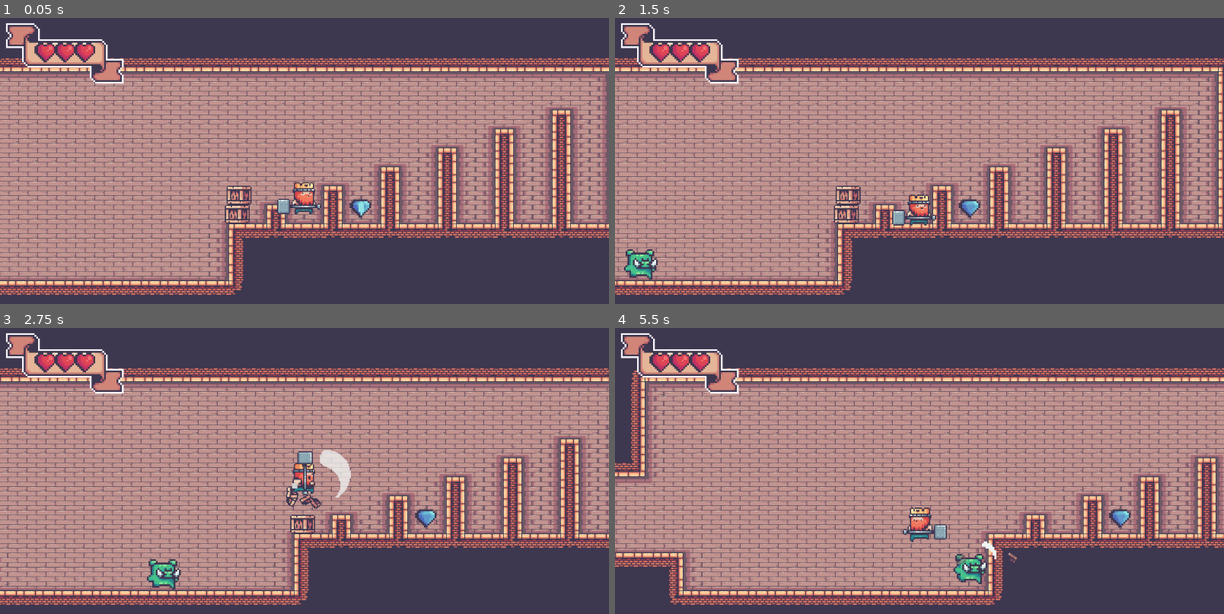
Above: before the commit, frames 1-4 (two rows, left to right).
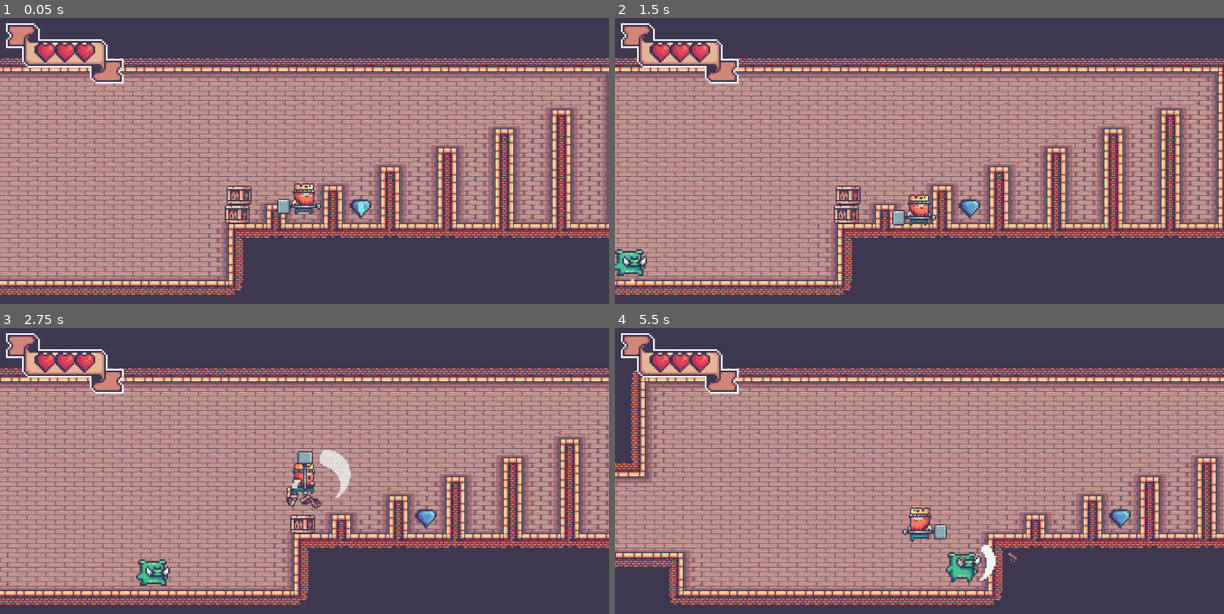
Above: after the commit, the same moments.

Repository: haihala/VIM.MT.310-Game-Project-2
Game: Godot game, scene res://scenes/MainScene.tscn
Two runs of this game, one before a commit and one after it. Both use one fixed random seed, a clock stepped at 60 frames per second and the inputs below.
Inputs:
- Up to frame 1 (0.05 s): no input
- Up to frame 2 (1.5 s): hold Right (move_right) 0.53-1.28 s; hold Space (attack) 0.53-1.28 s; tap Up (jump) at 0.77 s; hold Left (move_left) from 1.28 s (still down); tap Space (attack) at 1.35 s
- Up to frame 3 (2.75 s): tap Up (jump) at 1.52 s; release Left (move_left) at 2.03 s; hold Right (move_right) from 2.03 s (still down); hold Space (attack) from 2.03 s (still down)
- Up to frame 4 (5.5 s): release Space (attack) at 2.78 s; tap Space (attack) at 2.85, 4.35 s; tap Up (jump) at 3.02, 3.77, 4.52 s; release Right (move_right) at 3.53 s; hold Space (attack) 3.53-4.28 s; hold Left (move_left) from 3.53 s (still down); hold Space (attack) from 5.03 s (still down)

The runs differ from the first frame. In frame 1, 0.1% of the frame differs, in the area x 48-52%, y 57-64%; in frame 2, 0.5%; in frame 3, 0.5%; in frame 4, 0.7%, in the area x 54-63%, y 74-90%.

Commit message:
Added sounds and particles to pig landing and running

Diff:
--- a/project.godot
+++ b/project.godot
@@ -19,11 +19,6 @@
 "language": "GDScript",
 "path": "res://scripts/state_machine/AttackState.gd"
 }, {
-"base": "AnimatedState",
-"class": "RunState",
-"language": "GDScript",
-"path": "res://scripts/state_machine/RunState.gd"
-}, {
 "base": "Reference",
 "class": "SpriteUtils",
 "language": "GDScript",
@@ -42,7 +37,6 @@
 _global_script_class_icons={
 "AnimatedState": "",
 "AttackState": "",
-"RunState": "",
 "SpriteUtils": "",
 "State": "",
 "StateMachine": ""
--- a/scenes/Pig.tscn
+++ b/scenes/Pig.tscn
@@ -17,19 +17,9 @@
 [ext_resource path="res://assets/kings_and_pigs/13-Dialogue Boxes/WTF Out (24x8).png" type="Texture" id=15]
 [ext_resource path="res://assets/kings_and_pigs/03-Pig/Jump (34x28).png" type="Texture" id=16]
 [ext_resource path="res://assets/kings_and_pigs/03-Pig/Fall (34x28).png" type="Texture" id=17]
-
-[sub_resource type="GDScript" id=33]
-script/source = "extends State
-
-class_name AnimatedState
-
-export var animation: String
-onready var sprite = get_node(\"../../AnimatedSprite\")
-
-func enter():
-	if sprite.animation != animation:
-		sprite.play(animation)
-"
+[ext_resource path="res://assets/kings_and_pigs/03-Pig/Ground (34x28).png" type="Texture" id=18]
+[ext_resource path="res://scripts/state_machine/RunState.gd" type="Script" id=19]
+[ext_resource path="res://scripts/state_machine/LandState.gd" type="Script" id=20]
 
 [sub_resource type="AtlasTexture" id=20]
 atlas = ExtResource( 9 )
@@ -121,6 +111,10 @@
 
 [sub_resource type="AtlasTexture" id=44]
 atlas = ExtResource( 16 )
+region = Rect2( 0, 0, 34, 28 )
+
+[sub_resource type="AtlasTexture" id=45]
+atlas = ExtResource( 18 )
 region = Rect2( 0, 0, 34, 28 )
 
 [sub_resource type="AtlasTexture" id=34]
@@ -175,6 +169,11 @@
 "name": "die",
 "speed": 2.0
 }, {
+"frames": [ ExtResource( 17 ) ],
+"loop": true,
+"name": "fall",
+"speed": 5.0
+}, {
 "frames": [ SubResource( 14 ), SubResource( 15 ) ],
 "loop": false,
 "name": "hit",
@@ -189,6 +188,11 @@
 "loop": false,
 "name": "jump",
 "speed": 5.0
+}, {
+"frames": [ SubResource( 45 ) ],
+"loop": true,
+"name": "land",
+"speed": 2.0
 }, {
 "frames": [ SubResource( 34 ), SubResource( 35 ), SubResource( 36 ), SubResource( 37 ) ],
 "loop": false,
@@ -204,6 +208,38 @@
 [sub_resource type="CapsuleShape2D" id=13]
 radius = 20.0
 height = 6.0
+
+[sub_resource type="ParticlesMaterial" id=47]
+lifetime_randomness = 1.0
+emission_shape = 2
+emission_box_extents = Vector3( 10, 10, 1 )
+flag_disable_z = true
+direction = Vector3( 0, -1, 0 )
+spread = 88.12
+initial_velocity = 59.4
+orbit_velocity = 0.0
+orbit_velocity_random = 0.0
+damping = 2.97
+angle_random = 1.0
+scale = 10.0
+scale_random = 0.5
+color = Color( 0.819608, 0.819608, 0.819608, 1 )
+
+[sub_resource type="ParticlesMaterial" id=46]
+lifetime_randomness = 1.0
+emission_shape = 2
+emission_box_extents = Vector3( 10, 10, 1 )
+flag_disable_z = true
+direction = Vector3( 0, -1, 0 )
+spread = 88.12
+initial_velocity = 59.4
+orbit_velocity = 0.0
+orbit_velocity_random = 0.0
+damping = 2.97
+angle_random = 1.0
+scale = 5.0
+scale_random = 0.5
+color = Color( 0.819608, 0.819608, 0.819608, 1 )
 
 [sub_resource type="CapsuleShape2D" id=25]
 radius = 17.0
@@ -251,15 +287,15 @@
 script = ExtResource( 7 )
 
 [node name="Idle" type="Node" parent="StateMachine"]
-script = SubResource( 33 )
-animation = "idle"
+script = ExtResource( 8 )
+animation = "die"
 
 [node name="Die" type="Node" parent="StateMachine"]
-script = SubResource( 33 )
+script = ExtResource( 8 )
 animation = "die"
 
 [node name="Hit" type="Node" parent="StateMachine"]
-script = SubResource( 33 )
+script = ExtResource( 8 )
 animation = "hit"
 
 [node name="Attack" type="Node" parent="StateMachine"]
@@ -269,7 +305,7 @@
 last_active_frame = 3
 
 [node name="Run" type="Node" parent="StateMachine"]
-script = SubResource( 33 )
+script = ExtResource( 19 )
 animation = "run"
 
 [node name="Resurrect" type="Node" parent="StateMachine"]
@@ -279,17 +315,41 @@
 [node name="Jump" type="Node" parent="StateMachine"]
 script = ExtResource( 8 )
 animation = "jump"
+
+[node name="Land" type="Node" parent="StateMachine"]
+script = ExtResource( 20 )
+animation = "land"
+
+[node name="Fall" type="Node" parent="StateMachine"]
+script = ExtResource( 8 )
 
 [node name="AnimatedSprite" type="AnimatedSprite" parent="."]
 scale = Vector2( 3, 3 )
 frames = SubResource( 12 )
-animation = "resurrect"
-frame = 3
+animation = "fall"
 playing = true
 offset = Vector2( -3, -6 )
 
 [node name="CollisionShape2D" type="CollisionShape2D" parent="."]
 shape = SubResource( 13 )
+
+[node name="LandingParticles" type="Particles2D" parent="."]
+position = Vector2( 0, 25 )
+emitting = false
+lifetime = 0.5
+one_shot = true
+preprocess = 0.2
+local_coords = false
+process_material = SubResource( 47 )
+
+[node name="RunningParticles" type="Particles2D" parent="."]
+position = Vector2( 0, 25 )
+emitting = false
+amount = 2
+lifetime = 0.3
+preprocess = 0.2
+local_coords = false
+process_material = SubResource( 46 )
 
 [node name="OnHitSound" type="AudioStreamPlayer2D" parent="."]
 script = ExtResource( 3 )
@@ -303,6 +363,12 @@
 [node name="AttackSoundPlayer" type="AudioStreamPlayer2D" parent="."]
 script = ExtResource( 3 )
 path_template = "res://assets/Minifantasy_Dungeon_SFX/17_orc_atk_sword_%s.wav"
+low_index = 1
+high_index = 3
+
+[node name="FootstepPlayer" type="AudioStreamPlayer2D" parent="."]
+script = ExtResource( 3 )
+path_template = "res://assets/Minifantasy_Dungeon_SFX/16_human_walk_stone_%s.wav"
 low_index = 1
 high_index = 3
 
--- a/scenes/common/Player.tscn
+++ b/scenes/common/Player.tscn
@@ -5,8 +5,8 @@
 [ext_resource path="res://assets/kenney_rgpaudio/handleCoins.ogg" type="AudioStream" id=3]
 [ext_resource path="res://scripts/state_machine/StateMachine.gd" type="Script" id=4]
 [ext_resource path="res://scripts/state_machine/AttackState.gd" type="Script" id=5]
-[ext_resource path="res://scripts/player/LandState.gd" type="Script" id=6]
-[ext_resource path="res://scripts/player/RunState.gd" type="Script" id=7]
+[ext_resource path="res://scripts/state_machine/LandState.gd" type="Script" id=6]
+[ext_resource path="res://scripts/state_machine/RunState.gd" type="Script" id=7]
 [ext_resource path="res://assets/Minifantasy_Dungeon_SFX/14_human_death_spin.wav" type="AudioStream" id=8]
 [ext_resource path="res://assets/kenney_rgpaudio/footstep00.ogg" type="AudioStream" id=9]
 [ext_resource path="res://scripts/state_machine/AnimatedState.gd" type="Script" id=10]
@@ -112,7 +112,6 @@
 scale = Vector2( 2, 2 )
 frames = ExtResource( 1 )
 animation = "idle"
-frame = 9
 playing = true
 offset = Vector2( 7, 0 )
 
--- a/scripts/Pig.gd
+++ b/scripts/Pig.gd
@@ -20,25 +20,29 @@
 func _physics_process(delta):
 	flip_character()
 
+	if is_on_floor() and state_machine.current in [$StateMachine/Jump, $StateMachine/Fall]:
+		state_machine.set_state($StateMachine/Land)
+
 	if can_act():
 		if abs(player.global_position.x-global_position.x) < attack_range:
 			state_machine.set_state($StateMachine/Attack)
 		elif is_on_wall():
 			state_machine.set_state($StateMachine/Jump)
 			vel.y -= Constants.jump_impulse
-		elif state_machine.current != $StateMachine/Run:
+		elif state_machine.current == $StateMachine/Idle:
 			state_machine.set_state($StateMachine/Run)
+
 
 	if state_machine.current == $StateMachine/Run:
 		vel.x = speed * facing
-	elif state_machine.current in [$StateMachine/Attack, $StateMachine/Die]:
+	elif state_machine.current in [$StateMachine/Attack, $StateMachine/Die, $StateMachine/Land]:
 		vel.x = 0
 
 	vel.y += Constants.gravity * delta
 	vel = move_and_slide(vel, Vector2.UP)
 
 func can_act():
-	return state_machine.current in [$StateMachine/Idle, $StateMachine/Run]
+	return is_on_floor() and not state_machine.current in [$StateMachine/Attack, $StateMachine/Land]
 
 func flip_character():
 	facing = sign(player.global_position.x- global_position.x)
@@ -61,8 +65,12 @@
 
 func animation_done():
 	if health > 0:
-		if state_machine.current != $StateMachine/Idle:
-			state_machine.set_state($StateMachine/Idle)
+		if is_on_floor():
+			if state_machine.current != $StateMachine/Idle:
+				state_machine.set_state($StateMachine/Idle)
+		else:
+			if state_machine.current != $StateMachine/Fall:
+				state_machine.set_state($StateMachine/Fall)
 	else:
 		# After getting hit animation is done, it gets here
 		if state_machine.current != $StateMachine/Die:
--- a/scripts/player/RunState.gd
+++ /dev/null
@@ -1,19 +0,0 @@
-extends AnimatedState
-
-onready var particles = get_node("../../RunningParticles")
-onready var footstep_player = get_node("../../FootstepPlayer")
-
-
-func enter():
-	.enter()
-
-	particles.emitting = true
-	footstep_player.volume_db = -20
-
-func active(_delta):
-	if !footstep_player.playing:
-		footstep_player.play_random()
-
-func exit():
-	particles.emitting = false
-	footstep_player.volume_db = 0
--- a/scripts/player/LandState.gd
+++ b/scripts/state_machine/LandState.gd
@@ -7,4 +7,4 @@
 	.enter()
 	if not particles.emitting:
 		particles.restart()
-	footstep_player.play()
+	footstep_player.play_random()
--- a/scripts/state_machine/RunState.gd
+++ b/scripts/state_machine/RunState.gd
@@ -1,17 +1,8 @@
 extends AnimatedState
 
-class_name RunState
+onready var particles = get_node("../../RunningParticles")
+onready var footstep_player = get_node("../../FootstepPlayer")
 
-var vel : Vector2 = Vector2()
-export var max_speed : float = 150
-export var ground_speed_influence : float = 200
-export var ground_friction : float = 10
-export var air_speed_influence : float = 5
-export var air_friction : float = 1
-
-onready var particles = get_node("../../RunningParticles")
-onready var footstep_player = get_node("../../FootstepSoundPlayer")
-onready var parent = get_node("../..")
 
 func enter():
 	.enter()
@@ -22,32 +13,7 @@
 func active(_delta):
 	if !footstep_player.playing:
 		footstep_player.play_random()
-	handle_movement()
 
 func exit():
 	particles.emitting = false
 	footstep_player.volume_db = 0
-
-func handle_movement():
-	var influence
-	var friction
-
-	if parent.is_on_floor():
-		influence = ground_speed_influence
-		friction = ground_friction
-	else:
-		influence = air_speed_influence
-		friction = air_friction
-
-	# Add influence
-	vel.x += parent.forward * influence
-
-	# Friction
-	if abs(vel.x) < friction:
-		vel.x = 0
-	else:
-		vel.x = sign(vel.x)*(abs(vel.x)-friction)
-
-	# Enforce top speed
-	vel.x = clamp(vel.x, -max_speed, max_speed)
-	vel = parent.move_and_slide(vel, Vector2.UP)
Not shown: 1 places in scenes/Pig.tscn that only renumber resources
Not shown: 2 places in scenes/common/Player.tscn that only renumber resources
Not shown, changed: submissions/changes.txt
